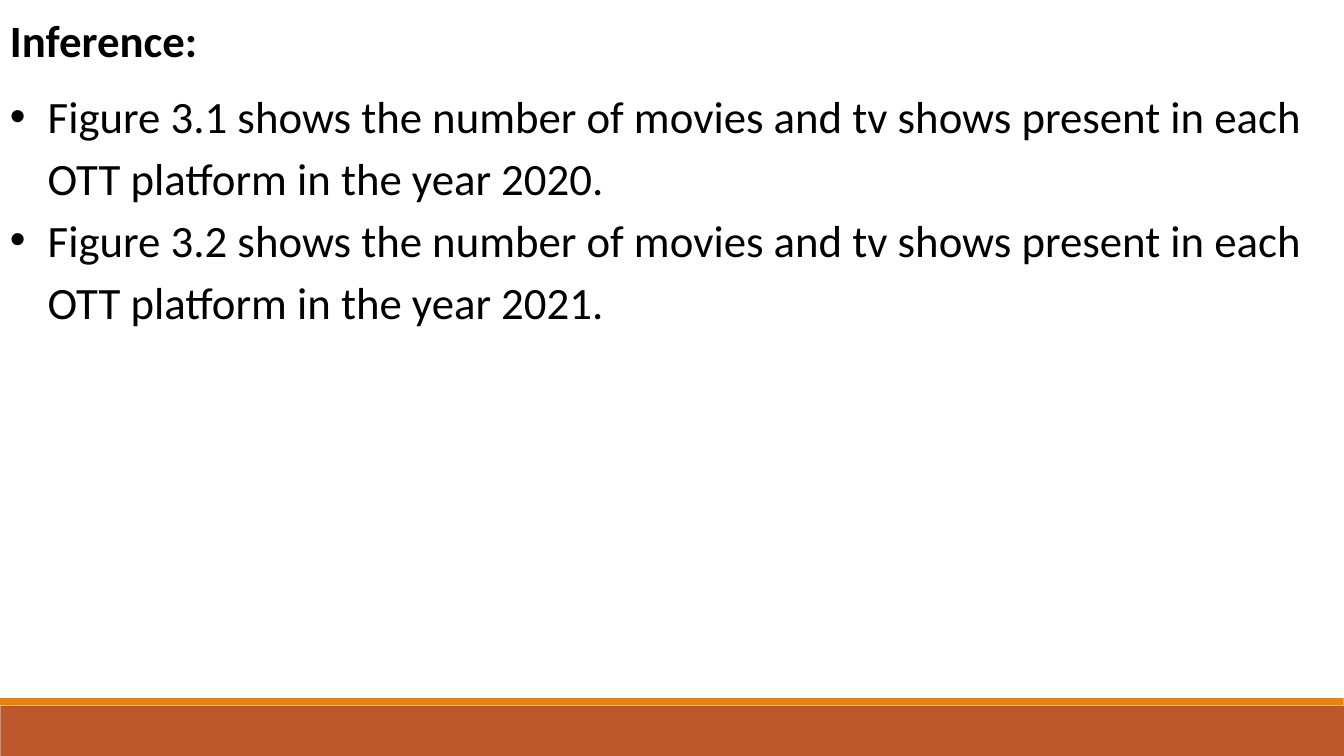
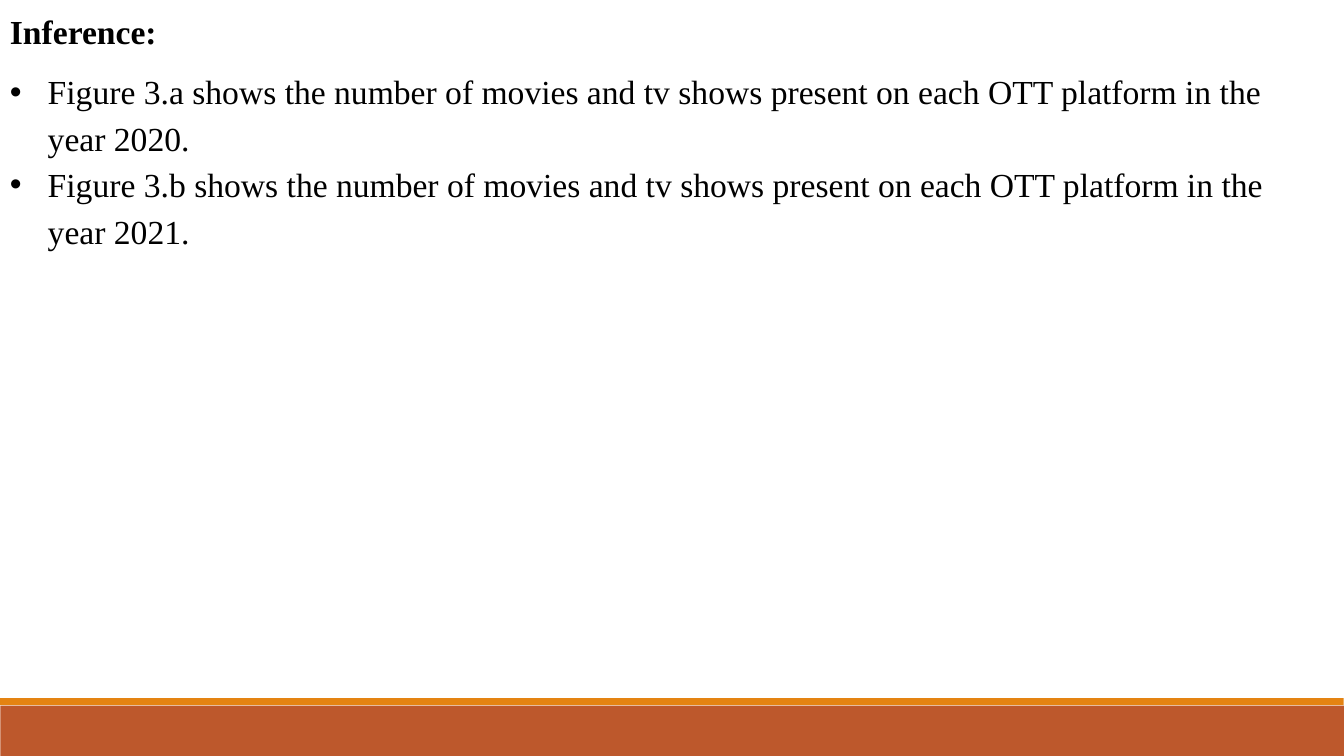
Before and after one commit to Yajas2913/Data-analysis-on-OTT-Platform, a slide deck: slide 13 of EDA_ppt.pptx (slide 10 before the commit). Drawn at 1344x756 pixels with LibreOffice and Linux fonts; fonts in the diff are those of the drawing. Boxes give left, top, right and bottom in pixels: in the first picture for what was removed or moved away, otherwise in the second. Text is boxed around its words. In the diff, an @@ line names an element or a change of style, - is before the commit and + after.

```diff
--- a/EDA_ppt.pptx
+++ b/EDA_ppt.pptx
@@ text at box(10, 20, 157, 45): size 32 to 24 pt, font Calibri to Times New Roman in "Inference:" @@
@@ text at box(48, 80, 1263, 250): text changed; size 32 to 24 pt; font Calibri to Times New Roman @@
-• Figure 3.1 shows the number of movies and tv shows present in each OTT platform in the year 2020.
-• Figure 3.2 shows the number of movies and tv shows present in each OTT platform in the year 2021.
+• Figure 3.a shows the number of movies and tv shows present on each OTT platform in the year 2020.
+• Figure 3.b shows the number of movies and tv shows present on each OTT platform in the year 2021.
```
Also in this commit, not shown: 13 other slides changed, 3 slides added, 10 other files.
